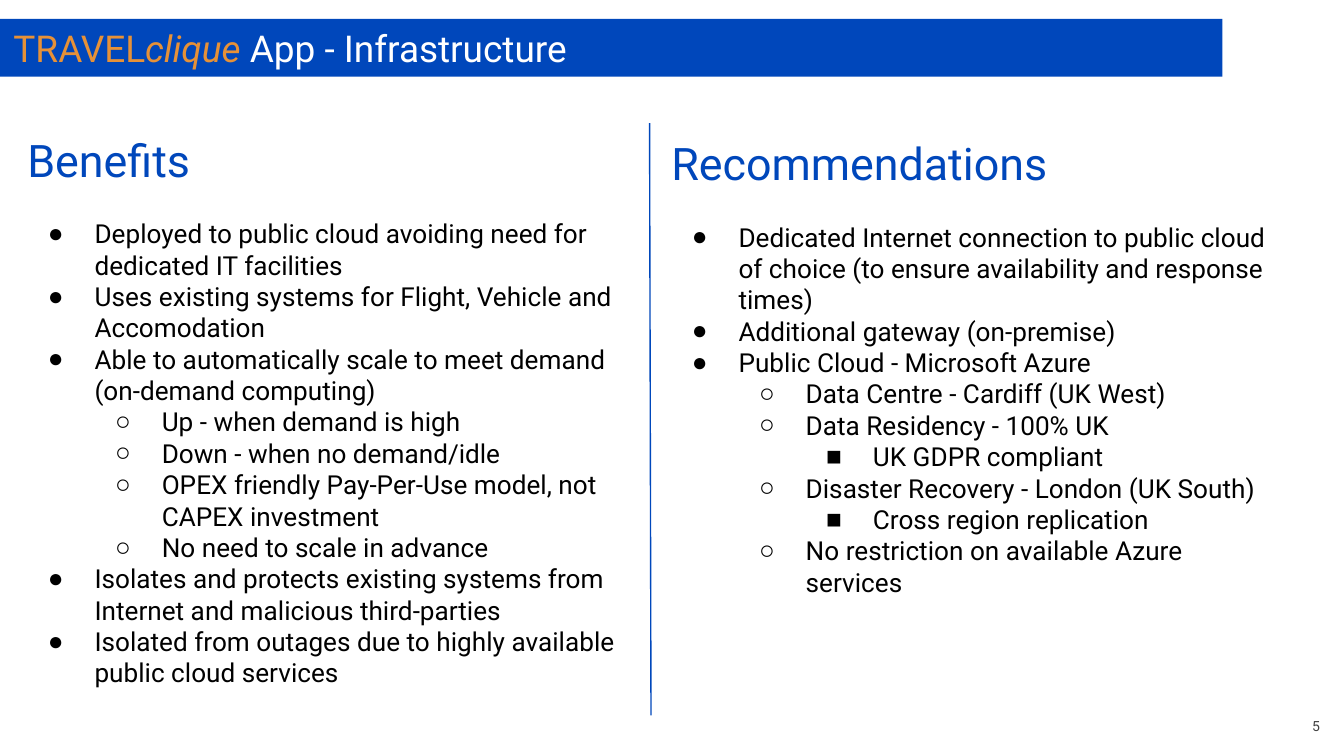
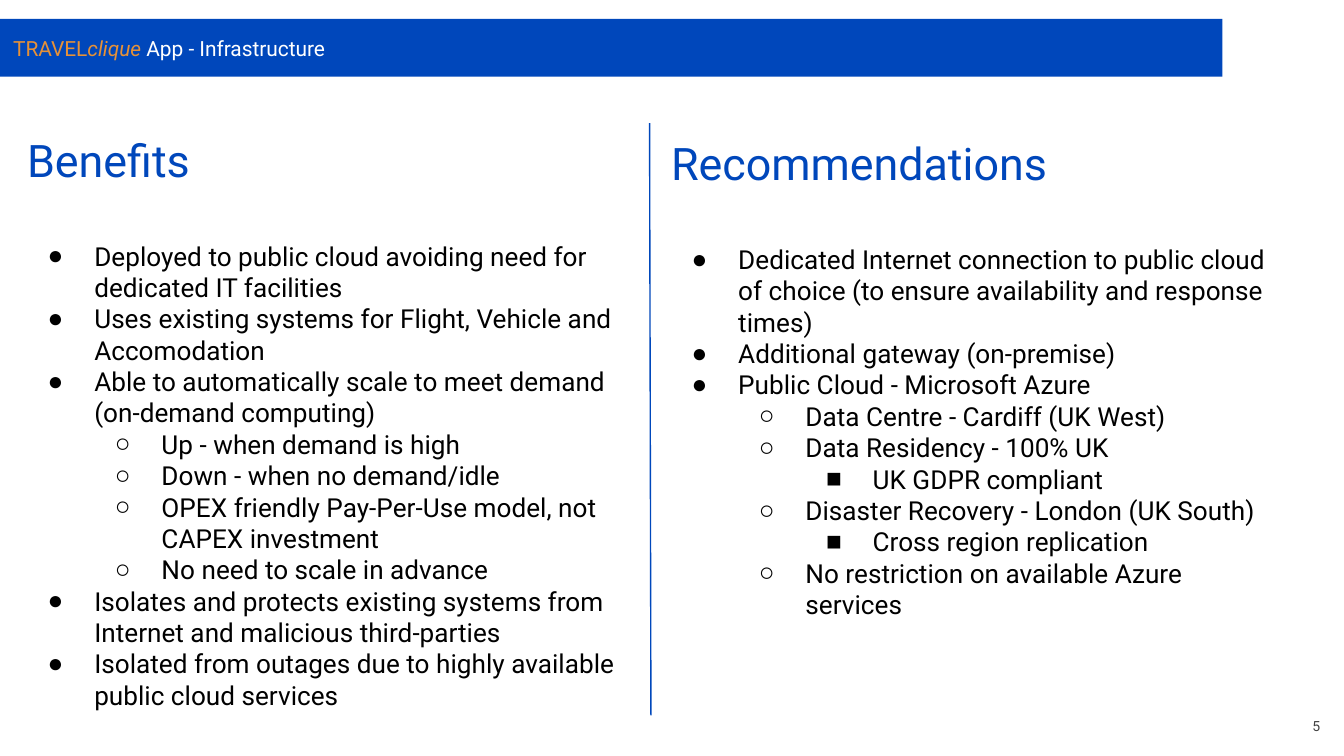
Before and after one commit to leecowdrey/Case-Study-Travel-Agency-Architecture, a slide deck: slide 5 of TRAVELclique Case Study.pptx. Drawn at 1344x756 pixels with LibreOffice and Linux fonts; fonts in the diff are those of the drawing. Boxes give left, top, right and bottom in pixels: in the first picture for what was removed or moved away, otherwise in the second. Text is boxed around its words. In the diff, an @@ line names an element or a change of style, - is before the commit and + after.

```diff
--- a/TRAVELclique Case Study.pptx
+++ b/TRAVELclique Case Study.pptx
@@ rectangle "TRAVELclique App - Infrastructure" at [0,19,1223,77]: size 19.8 to 11.2 pt; title to rectangle @@
@@ text "Benefits" rewrapped from [27,143,615,688] to [27,143,614,711] @@
@@ line removed from (649, 124) to (650, 715) @@
@@ freeform shape added at [649,124,650,716], outline #0047BB 0.75 pt @@
@@ text "Recommendations" rewrapped from [671,146,1265,561] to [671,146,1265,615] @@
```
Also in this commit, not shown: 11 other slides changed, 3 slides removed, 1 other file.
